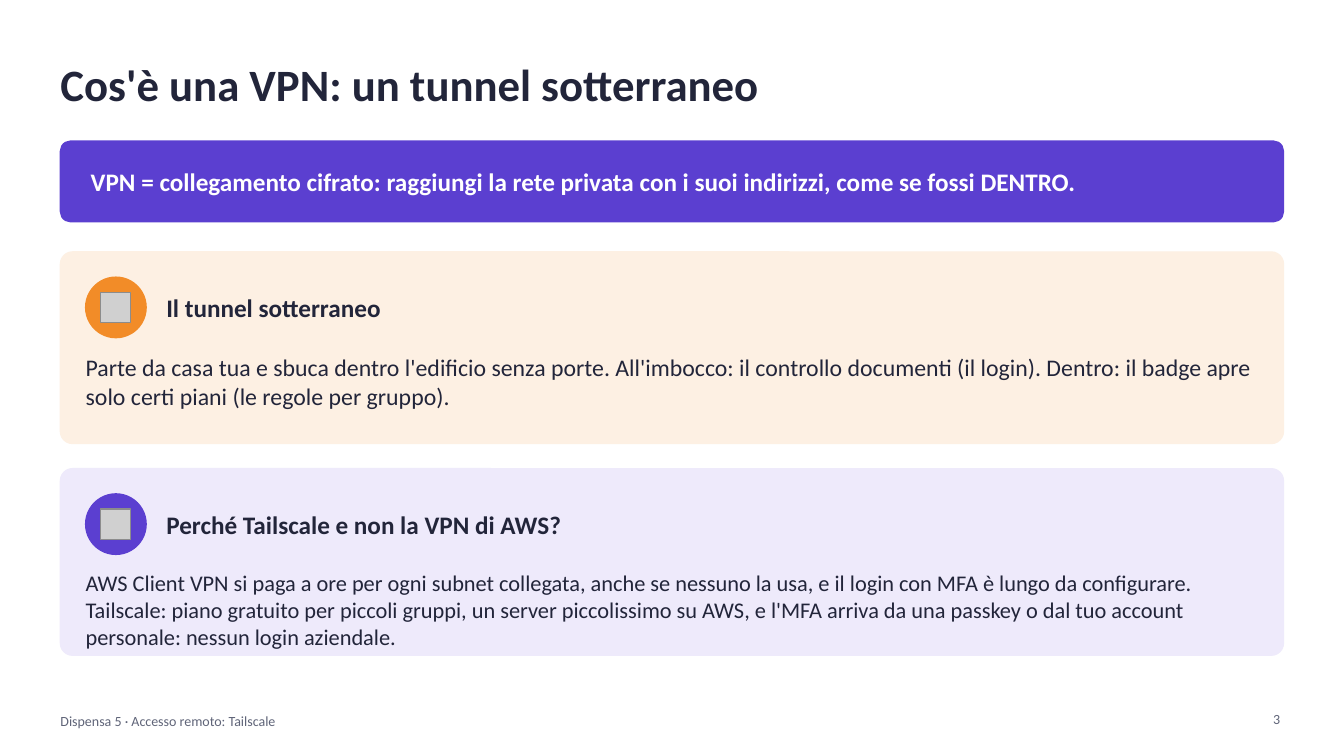
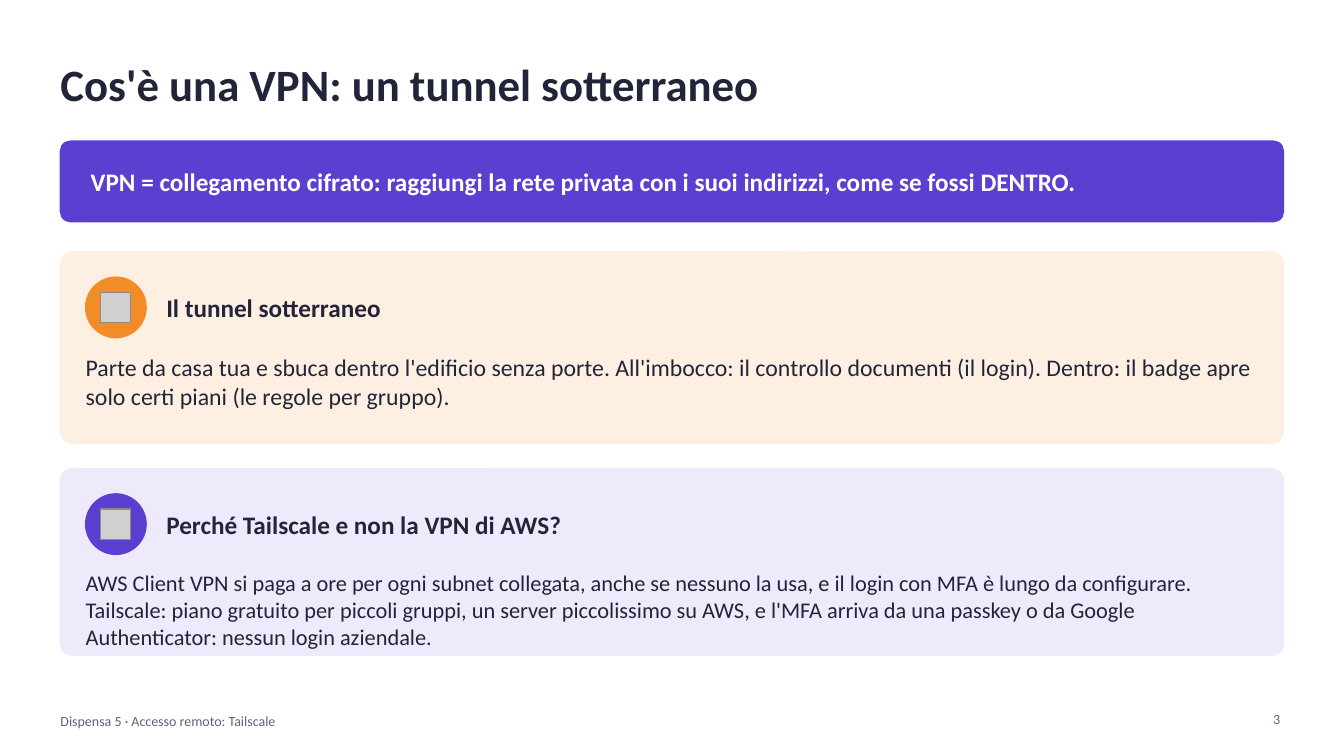
Before and after one commit to cereZ23/aws, a slide deck: slide 3 of slide/slide-5-tailscale.pptx. Drawn at 1344x756 pixels with LibreOffice and Linux fonts; fonts in the diff are those of the drawing; grey boxes stand for pictures. Boxes give left, top, right and bottom in pixels: in the first picture for what was removed or moved away, otherwise in the second. Text is boxed around its words. In the diff, an @@ line names an element or a change of style, - is before the commit and + after.

Commit message:
Lezione 5: login con passkey oppure GitHub + Google Authenticator

```diff
--- a/slide/slide-5-tailscale.pptx
+++ b/slide/slide-5-tailscale.pptx
@@ text at <box>86,575,1191,649</box>: text changed @@
-AWS Client VPN si paga a ore per ogni subnet collegata, anche se nessuno la usa, e il login con MFA è lungo da configurare. Tailscale: piano gratuito per piccoli gruppi, un server piccolissimo su AWS, e l'MFA arriva da una passkey o dal tuo account personale: nessun login aziendale.
+AWS Client VPN si paga a ore per ogni subnet collegata, anche se nessuno la usa, e il login con MFA è lungo da configurare. Tailscale: piano gratuito per piccoli gruppi, un server piccolissimo su AWS, e l'MFA arriva da una passkey o da Google Authenticator: nessun login aziendale.
```
Also in this commit, not shown: 4 other slides changed, 1 slide added, 2 other files.
